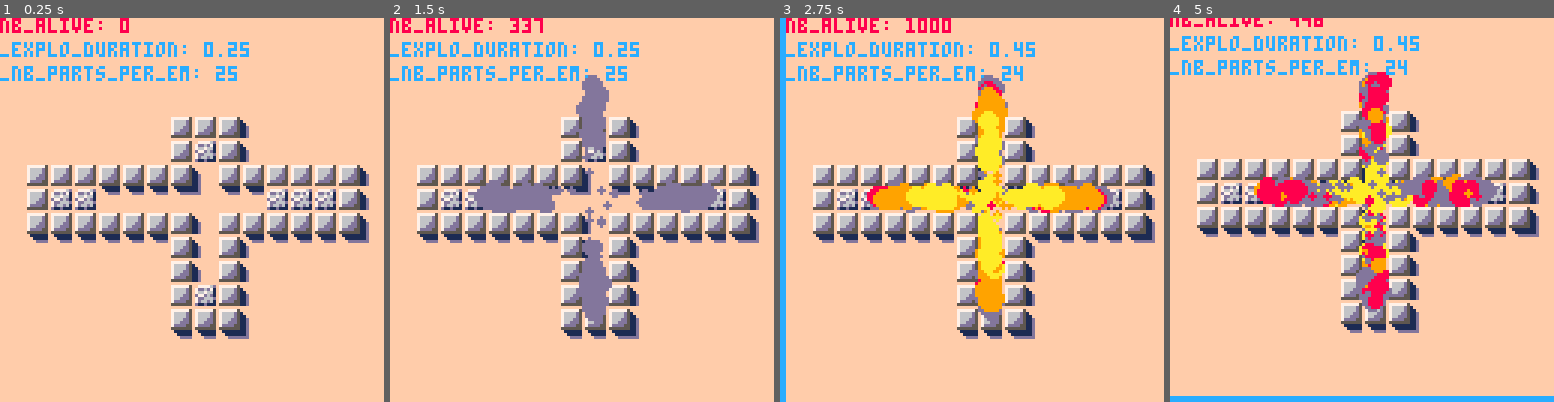
Above: before the commit, frames 1-4 (left to right).
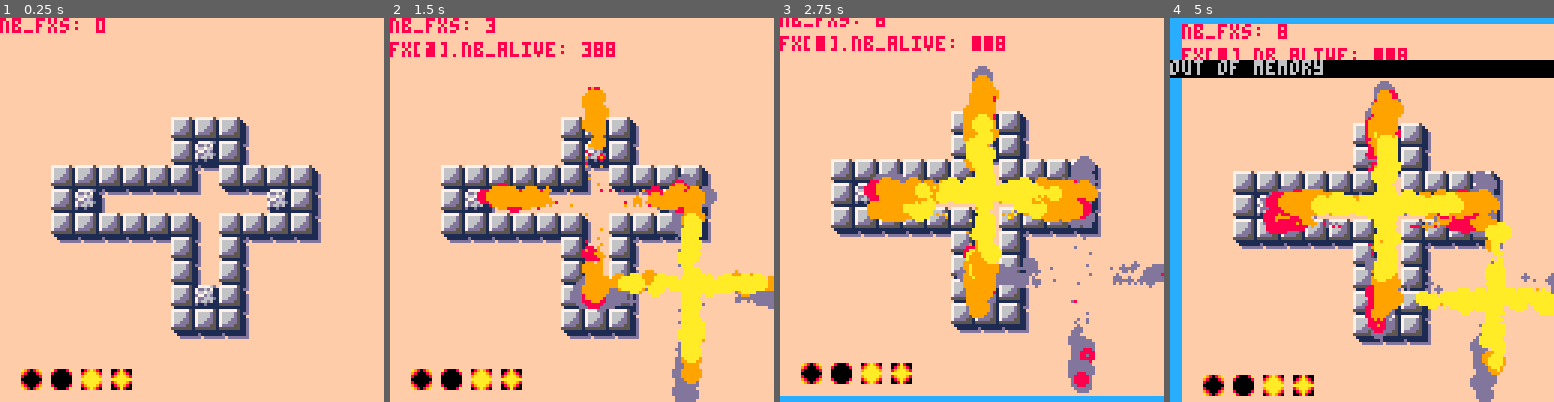
Above: after the commit, the same moments.

Repository: droune2001/nico_pico
Game: PICO-8 cartridge explo_dev.p8
The game is run twice, just before and just after one commit, with the same random seed, the same clock (stepped at 60 frames per second) and the same inputs.
Inputs:
- Up to frame 1 (0.25 s): no input
- Up to frame 2 (1.5 s): tap X (X key) at 0.33, 1.07 s; tap O (Z key) at 0.7 s
- Up to frame 3 (2.75 s): hold Right 1.6-2.1 s; tap O (Z key) at 1.7, 2.1, 2.5 s; tap X (X key) at 1.85 s; hold Up 2.15-2.42 s; hold Right from 2.47 s (still down)
- Up to frame 4 (5 s): tap O (Z key) every 0.4 s from 2.9 to 4.9 s; tap X (X key) at 2.97, 4.08 s; release Right at 3.03 s; hold Left 3.08-3.58 s; hold Down 3.63-3.97 s; hold Right 4.02-4.68 s; hold Up from 4.73 s (still down)

The runs differ from the first frame. In frame 1, 11% of the frame differs, in the area x 0-97%, y 0-97%; in frame 2, 21%; in frame 3, 31%; in frame 4, 43%, in the area x 0-100%, y 0-100%.

Commit message:
map clean, many fx, lift effect

Diff:
--- a/explo_dev.p8
+++ b/explo_dev.p8
@@ -6,8 +6,8 @@
 
 -- debug vars
 _explo_duration=0.25
---_init_speed,_damp=150,3
-_init_speed,_damp=300,9
+_init_speed,_damp=300,9 --150,3
+_lift_factor=100
 _nb_particles_per_emission=25
 _cam_shk_amnt = 6
 _cam_shk_damp = .7
@@ -25,12 +25,13 @@
  local particle_system = {
   particles = {},
   emitter = nil,
-  emit_time_left = 0,
+  emit_time_left = 0, -- put in emitters
   max_particles = max_nb_parts or 1000,
   nb_active_particles = 0,
   first_free_cell = 1, -- 0 if full
   x = px or 0,
   y = py or 0,
+  is_active = false,
 
   allocate_particle = function(this,n)
    return {
@@ -40,6 +41,7 @@
   end,
 
   init = function(this)
+   this.is_active = true
    for i=1,this.max_particles do
     add(this.particles, this:allocate_particle(i))
    end
@@ -68,6 +70,15 @@
     if this.emit_time_left - .001 < 0 then
       this.emit_time_left = 0
     end
+   end
+
+   -- check for end of fx
+   if this.nb_active_particles == 0 then
+    -- todo: for all emitters
+    if this.emit_time_left == 0 then
+     this.is_active = false
+    end
+    -- +check if not in pre-emit state.
    end
   end,
 
@@ -144,9 +155,9 @@
 
    local ox = rnd(4)-2+rnd(2)-1 -- -3,3
    local oy = rnd(4)-2+rnd(2)-1 -- -3,3
-   local ex = abs(ox*oy)/(3*3) -- excentricity: 0 center, 1 corner
+   local ex = abs(ox*oy)/(3*3+1) -- excentricity: 0 center, 1 corner
    local ex2 = ex*ex
-   local _ex = 1.-ex
+   local _ex = .99-ex -- inv excentricity.
    local _ex2 = _ex*_ex
 
    local speed = _init_speed+rnd(0.15*_init_speed)
@@ -168,9 +179,10 @@
     ay = 0,
     m = 1,
     kd = _damp,
+    kl = _lift_factor, -- lift factor
     --colors={10,9,9,8,8,8,13,13,13,13},
     colors={10,9,9,8,13,13,13},
-    radius = 1.+_ex2*rnd(3),
+    radius = .5+_ex2*rnd(3),
     age = life,
     max_age = life,
     next_free_cell = 0, -- will be set upon dying
@@ -178,17 +190,29 @@
     draw = function(p)
      -- color ramp by age
      local color = p.colors[1+flr(#p.colors*(p.max_age-p.age)/p.max_age)]
-     circfill(p.x,p.y,p.radius,color)
+     if p.radius < 1.5 then
+      pset(p.x,p.y,color)
+     else
+      circfill(p.x,p.y,p.radius,color)
+     end
+
     end,
 
     update = function(p)
+
+     local age_pct = (p.max_age-p.age)/p.max_age
+     local lift = age_pct*age_pct
 
      -- accum forces. drag, gravity, ...
      p.fx = 0
      p.fy = 0
 
+     -- drag
      p.fx += -p.kd * p.vx
      p.fy += -p.kd * p.vy
+
+     -- go up when dying. smoke if lighter.
+     p.fy += -p.kl * lift
 
      p.ax = p.fx / p.m
      p.ay = p.fy / p.m
@@ -205,12 +229,30 @@
  }
 end
 
-function start_explosion(durationSeconds)
-  ps.emit_time_left = durationSeconds
-end
-
-
-
+function start_explosion(x,y)
+  -- new ps
+  ps = create_particle_system(1000,x,y)
+  -- insert emitters
+  ps.emitter = create_quad_fire_emitter()
+  ps.emit_time_left = _explo_duration -- duuration should be for each emitter
+…(6 lines of a section not shown)…
+  add(pss,ps)
+end
+
+
+function update_fxs()
+ for ps in all(pss) do
+  ps:update()
+  if not ps.is_active then
+   del(pss, ps)
+  end
+ end
+end
 
 -- camera shake effect
 
@@ -242,9 +284,10 @@
 
 
 function _init()
- ps = create_particle_system(1000, 64+4, 64-4)
+ pss={}
+ --ps = create_particle_system(1000, 64+4, 64-4)
  -- mettre plusieurs emitters dans un ps.
- ps.emitter = create_quad_fire_emitter()
+ --ps.emitter = create_quad_fire_emitter()
 end
 
 function _update60()
@@ -263,20 +306,27 @@
 -- if btnp(2) then _damp += .1 end
 -- if btnp(3) then _damp -= .1 end
 
-
- if btnp(0) then _explo_duration -= .1 end
- if btnp(1) then _explo_duration += .1 end
+-- if btnp(0) then _explo_duration -= .1 end
+-- if btnp(1) then _explo_duration += .1 end
+
+ if btnp(0) then _lift_factor -= 1 end
+ if btnp(1) then _lift_factor += 1 end
 
  if btnp(2) then _nb_particles_per_emission -= 1 end
  if btnp(3) then _nb_particles_per_emission += 1 end
 
  if btnp(4) then
   start_screen_shake(_cam_shk_amnt,_cam_shk_damp)
-  start_explosion(_explo_duration)
- end
- --if btn(4) then ps:emit() end
-
- ps:update()
+  start_explosion(64+4, 64-4)
+ end
+
+ if btnp(5) then
+  start_screen_shake(_cam_shk_amnt,_cam_shk_damp)
+  start_explosion(64+rnd(50), 64+rnd(50))
+ end
+
+
+ update_fxs()
  update_camera_shake()
 
 end
@@ -285,8 +335,15 @@
  cls(12)
  camera(cam_shk_x,cam_shk_y)
  draw_fake_map()
- ps:draw()
+ draw_fxs()
  debug_draw()
+end
+
+
+function draw_fxs()
+ for ps in all(pss) do
+  ps:draw()
+ end
 end
 
 function draw_fake_map()
@@ -294,13 +351,41 @@
 end
 
 function debug_draw()
- print("nb_alive: "..ps.nb_active_particles,0,0,8)
+ print("nb_fxs: "..#pss,0,0,8)
+ for i=1,#pss do
+  print("fx["..i.."].nb_alive: "..pss[i].nb_active_particles,0,8,8)
+ end
  --print("shk_amnt: ".._cam_shk_amnt.." "..cam_shk_amnt,0,8,12)
  --print("shk_damp: ".._cam_shk_damp,0,16,12)
  --print("_init_speed: ".._init_speed,0,8,12)
  --print("_damp: ".._damp,0,16,12)
- print("_explo_duration: ".._explo_duration,0,8,12)
- print("_nb_parts_per_em: ".._nb_particles_per_emission,0,16,12)
+ --print("_explo_duration: ".._explo_duration,0,8,12)
+ --print("_nb_parts_per_em: ".._nb_particles_per_emission,0,16,12)
+ --print("_lift_factor: ".._lift_factor,0,16,12)
+
+ -- black-to-white color ramp
+ local colors={0,8,9,10}
+
+ for i=0,6 do
+  for j=0,6 do
+   local ox = i-3
+   local oy = j-3
+   local ex = abs(ox*oy)/(3*3+1) -- excentricity: 0 center, 1 corner
+   local ex2 = ex*ex
+   local _ex = .99-ex
+   local _ex2 = _ex*_ex
+
+   local ex_col = colors[1+flr(#colors * ex)]
+   local ex2_col = colors[1+flr(#colors * ex2)]
+   local _ex_col = colors[1+flr(#colors * _ex)]
+   local _ex2_col = colors[1+flr(#colors * _ex2)]
+   pset(10+ox,120+oy,ex_col)
+   pset(20+ox,120+oy,ex2_col)
+   pset(30+ox,120+oy,_ex_col)
+   pset(40+ox,120+oy,_ex2_col)
+  end
+ end
+
 end
 
 
@@ -340,16 +425,16 @@
 2121212121212121212121212121212100000000000000000000000000000000000000000000000000000000000000000000000000000000000000000000000000000000000000000000000000000000000000000000000000000000000000000000000000000000000000000000000000000000000000000000000000000000
 2121212121212121212121212121212100000000000000000000000000000000000000000000000000000000000000000000000000000000000000000000000000000000000000000000000000000000000000000000000000000000000000000000000000000000000000000000000000000000000000000000000000000000
 2121212121212121212121212121212100000000000000000000000000000000000000000000000000000000000000000000000000000000000000000000000000000000000000000000000000000000000000000000000000000000000000000000000000000000000000000000000000000000000000000000000000000000
-2121212121212101010102212121212100000000000000000000000000000000000000000000000000000000000000000000000000000000000000000000000000000000000000000000000000000000000000000000000000000000000000000000000000000000000000000000000000000000000000000000000000000000
-2121212121212101030102212121212100000000000000000000000000000000000000000000000000000000000000000000000000000000000000000000000000000000000000000000000000000000000000000000000000000000000000000000000000000000000000000000000000000000000000000000000000000000
-2101010101010101020101010101010200000000000000000000000000000000000000000000000000000000000000000000000000000000000000000000000000000000000000000000000000000000000000000000000000000000000000000000000000000000000000000000000000000000000000000000000000000000
-2101030311111111121111030303010200000000000000000000000000000000000000000000000000000000000000000000000000000000000000000000000000000000000000000000000000000000000000000000000000000000000000000000000000000000000000000000000000000000000000000000000000000000
-2101010101010101020101010101010200000000000000000000000000000000000000000000000000000000000000000000000000000000000000000000000000000000000000000000000000000000000000000000000000000000000000000000000000000000000000000000000000000000000000000000000000000000
-2111111111111101020122111111111200000000000000000000000000000000000000000000000000000000000000000000000000000000000000000000000000000000000000000000000000000000000000000000000000000000000000000000000000000000000000000000000000000000000000000000000000000000
-2121212121212101020102212121212100000000000000000000000000000000000000000000000000000000000000000000000000000000000000000000000000000000000000000000000000000000000000000000000000000000000000000000000000000000000000000000000000000000000000000000000000000000
-2121212121212101030102212121212100000000000000000000000000000000000000000000000000000000000000000000000000000000000000000000000000000000000000000000000000000000000000000000000000000000000000000000000000000000000000000000000000000000000000000000000000000000
-2121212121212101010102212121212100000000000000000000000000000000000000000000000000000000000000000000000000000000000000000000000000000000000000000000000000000000000000000000000000000000000000000000000000000000000000000000000000000000000000000000000000000000
-2121212121212111111112212121212100000000000000000000000000000000000000000000000000000000000000000000000000000000000000000000000000000000000000000000000000000000000000000000000000000000000000000000000000000000000000000000000000000000000000000000000000000000
+2121212121212114151602212121212100000000000000000000000000000000000000000000000000000000000000000000000000000000000000000000000000000000000000000000000000000000000000000000000000000000000000000000000000000000000000000000000000000000000000000000000000000000
+212121212121212407262a212121212100000000000000000000000000000000000000000000000000000000000000000000000000000000000000000000000000000000000000000000000000000000000000000000000000000000000000000000000000000000000000000000000000000000000000000000000000000000
+2121141515151531373233151602212100000000000000000000000000000000000000000000000000000000000000000000000000000000000000000000000000000000000000000000000000000000000000000000000000000000000000000000000000000000000000000000000000000000000000000000000000000000
+21212407372c2c2c12112c05262a212100000000000000000000000000000000000000000000000000000000000000000000000000000000000000000000000000000000000000000000000000000000000000000000000000000000000000000000000000000000000000000000000000000000000000000000000000000000
+212134353315151502141531362a212100000000000000000000000000000000000000000000000000000000000000000000000000000000000000000000000000000000000000000000000000000000000000000000000000000000000000000000000000000000000000000000000000000000000000000000000000000000
+2121112c2c2c2c382a24372c2c12212100000000000000000000000000000000000000000000000000000000000000000000000000000000000000000000000000000000000000000000000000000000000000000000000000000000000000000000000000000000000000000000000000000000000000000000000000000000
+21212121212121242a242a212121212100000000000000000000000000000000000000000000000000000000000000000000000000000000000000000000000000000000000000000000000000000000000000000000000000000000000000000000000000000000000000000000000000000000000000000000000000000000
+212121212121212404312a212121212100000000000000000000000000000000000000000000000000000000000000000000000000000000000000000000000000000000000000000000000000000000000000000000000000000000000000000000000000000000000000000000000000000000000000000000000000000000
+212121212121213436362a212121212100000000000000000000000000000000000000000000000000000000000000000000000000000000000000000000000000000000000000000000000000000000000000000000000000000000000000000000000000000000000000000000000000000000000000000000000000000000
+21212121212121112c2c12212121212100000000000000000000000000000000000000000000000000000000000000000000000000000000000000000000000000000000000000000000000000000000000000000000000000000000000000000000000000000000000000000000000000000000000000000000000000000000
 2121212121212121212121212121212100000000000000000000000000000000000000000000000000000000000000000000000000000000000000000000000000000000000000000000000000000000000000000000000000000000000000000000000000000000000000000000000000000000000000000000000000000000
 2121212121212121212121212121212100000000000000000000000000000000000000000000000000000000000000000000000000000000000000000000000000000000000000000000000000000000000000000000000000000000000000000000000000000000000000000000000000000000000000000000000000000000
 0000000000212100000000000000000000000000000000000000000000000000000000000000000000000000000000000000000000000000000000000000000000000000000000000000000000000000000000000000000000000000000000000000000000000000000000000000000000000000000000000000000000000000
Not shown, changed: 32 lines of the sprite sheet (__gfx__) section of explo_dev.p8
